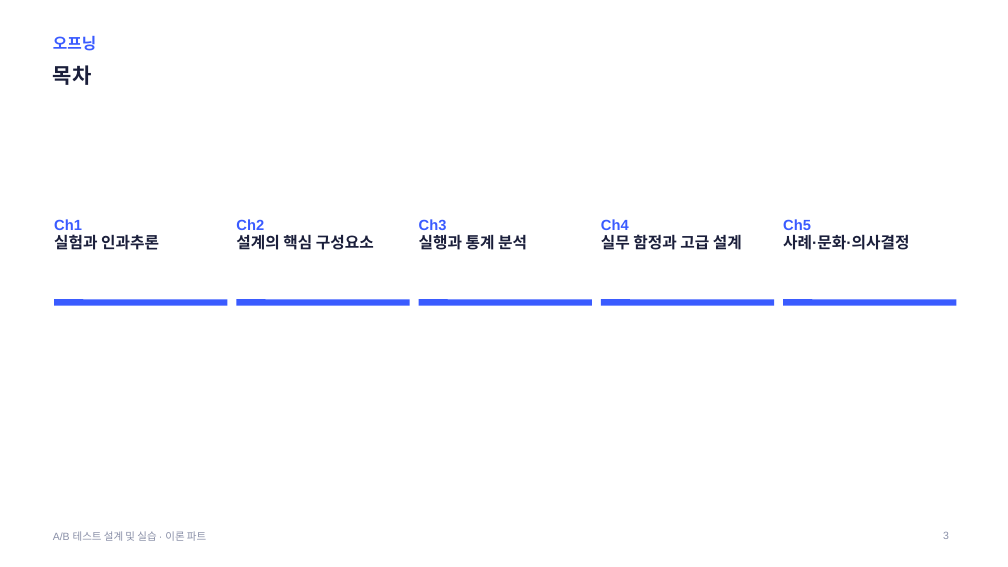
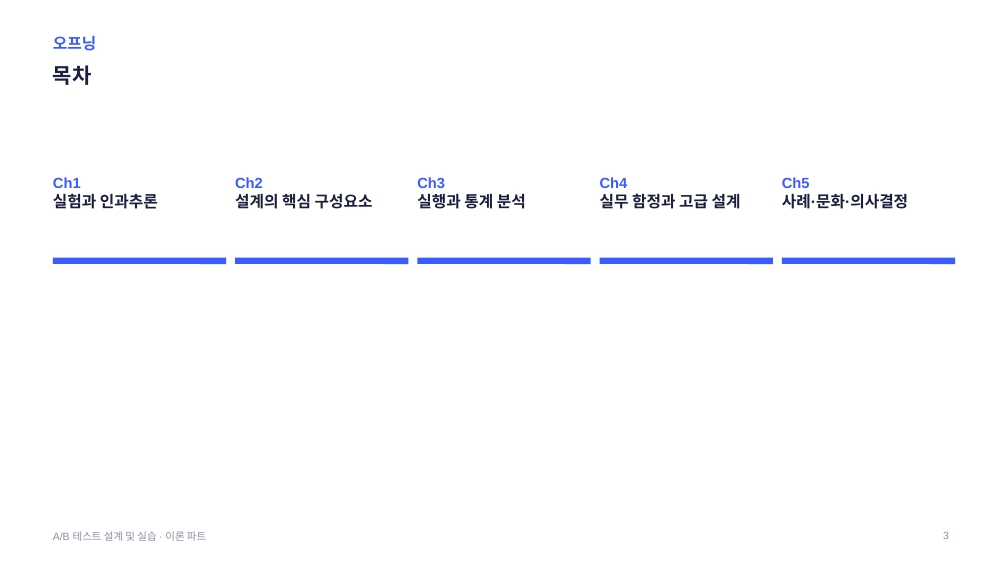
Before and after one commit to kkamret/quickmart-lab-rats, a slide deck: slide 3 of docs/lecture/ab-testing-theory.pptx. Drawn at 1008x567 pixels with LibreOffice and Linux fonts; fonts in the diff are those of the drawing. Boxes give left, top, right and bottom in pixels: in the first picture for what was removed or moved away, otherwise in the second. Text is boxed around its words. In the diff, an @@ line names an element or a change of style, - is before the commit and + after.

```diff
--- a/docs/lecture/ab-testing-theory.pptx
+++ b/docs/lecture/ab-testing-theory.pptx
@@ 5 texts, 5 lines: place and size @@
-5 texts, 5 lines at [54, 219, 957, 302]
+5 texts, 5 lines at [53, 177, 955, 261]
```
Also in this commit, not shown: 31 other slides changed, 1 other file.
